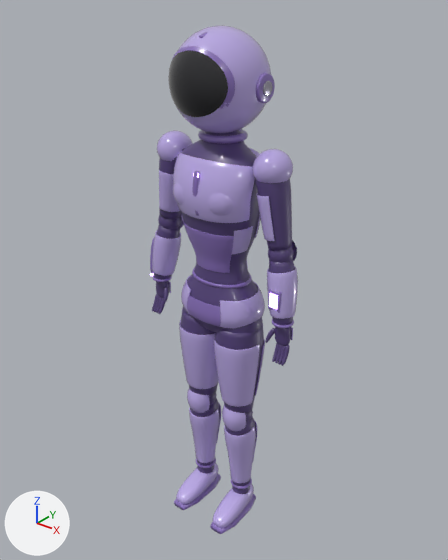
Two versions of the glTF model inner-restore/assets/models/diver.raw.glb, one commit apart.
One viewpoint serves both versions: a 50 mm camera at (1.342, -1.66, 2.138) aimed at (-0.025, 0.049, 1.079). Every picture has the same lights, and +X, +Y and +Z are marked at lower left. The first picture is the older version. Where no turn or scale is listed for an object, it has been applied to the vertices. Vertices at exactly the same position are counted once.

The scene before the commit, as lines of its bpy script (objects in view):
```python
ob_chest = bpy.data.objects.new('chest', me_chest)
ob_chest.location = (0.0, 0.0, 1.14)
ob_forearml = bpy.data.objects.new('foreArmL', me_forearml)
ob_forearml.location = (0.262, 0.004, 1.285)
ob_forearmr = bpy.data.objects.new('foreArmR', me_forearmr)
ob_forearmr.location = (-0.262, 0.004, 1.285)
ob_handl = bpy.data.objects.new('handL', me_handl)
ob_handl.location = (0.298, -0.018, 1.02)
ob_handr = bpy.data.objects.new('handR', me_handr)
ob_handr.location = (-0.298, -0.018, 1.02)
ob_pelvis = bpy.data.objects.new('pelvis', me_pelvis)
ob_pelvis.location = (0.0, 0.0, 1.0)
ob_thighr = bpy.data.objects.new('thighR', me_thighr)
ob_thighr.location = (-0.088, 0.004, 0.955)
ob_upperarml = bpy.data.objects.new('upperArmL', me_upperarml)
ob_upperarml.location = (0.212, 0.002, 1.572)
ob_upperarmr = bpy.data.objects.new('upperArmR', me_upperarmr)
ob_upperarmr.location = (-0.212, 0.002, 1.572)
# also in view: 'shinL' at (0.098, 0.002, 0.376); 'shinR' at (-0.098, 0.002, 0.376); 'head' at (0.0, -0.002, 1.822); 'footR' at (-0.105, -0.046, 0.077); 'footL' at (0.105, -0.046, 0.077)
```
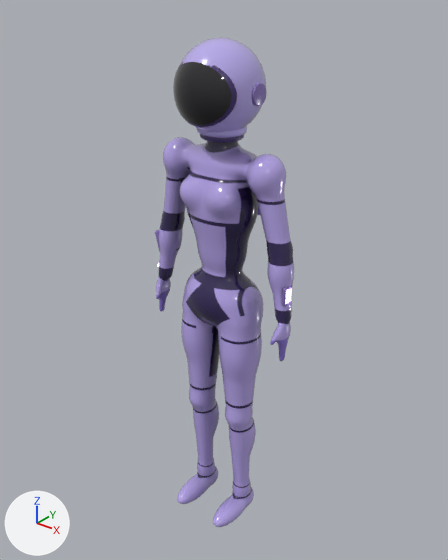
What changed in the scene script:
```text
Change mat_suit:
    remove mat_suit.base_color = (0.085, 0.05, 0.19)  # dark purple #523f79
    add mat_suit.texture = img_diver_color
    mat_suit.roughness: 0.42 -> 0.2
    mat_suit.coat_weight: 0.35 -> 0.9
    mat_suit.coat_roughness: 0.08 -> 0.06
Change me_head:
    remove me_head.from_pydata(...)  # 2947 vertices, 5720 faces; spans x -0.179..0.179, y -0.189..0.161, z -0.03..0.335
    add me_head.from_pydata(...)  # 2747 vertices, 5312 faces; spans x -0.154..0.154, y -0.161..0.157, z 1.646..1.969
    me_head part 1: a new loose piece, a UV sphere (40 segments, 20 rings, poles along z) spanning x -0.148..0.148, y -0.157..0.157, z 1.661..1.969, in mat_armor (blue #bcadf1)
    me_head part 2: a new loose piece of 673 vertices spanning x -0.122..0.122, y -0.161..-0.098, z 1.712..1.906, in mat_visor (black #0a0712)
    me_head part 3: a new loose piece of 400 vertices spanning x -0.089..0.089, y -0.078..0.09, z 1.663..1.693, in mat_armor (blue #bcadf1)
    me_head part 4: a new loose piece of 400 vertices spanning x -0.078..0.078, y -0.068..0.08, z 1.646..1.666, in mat_seam (dark purple #3f296c)
    me_head part 5: a new loose piece of 224 vertices spanning x -0.13..0.13, y -0.127..-0.08, z 1.704..1.914, in mat_seam (dark purple #3f296c)
    me_head part 6: a new loose piece of 144 vertices spanning x 0.138..0.154, y -0.024..0.048, z 1.769..1.841, in mat_mid (purple #866fbc)
    me_head part 7: the loose piece of 1106 vertices spanning x -0.165..0.165, y -0.185..0.161, z -0.005..0.335 is deleted
    me_head part 8: the loose piece of 673 vertices spanning x -0.124..0.124, y -0.189..-0.13, z 0.07..0.27 is deleted
    me_head part 9: the loose piece of 192 vertices spanning x -0.137..0.137, y -0.153..-0.111, z 0.058..0.282 is deleted
    me_head part 10: the loose piece of 168 vertices spanning x 0.151..0.173, y -0.038..0.054, z 0.109..0.201 is deleted
    me_head part 11: the loose piece of 168 vertices spanning x 0.149..0.179, y -0.016..0.032, z 0.131..0.179 is deleted
    other edits to the shape of me_head do not show in these pictures
    remove me_head.materials.append(mat_glass)  # black #0d0d16
    remove me_head.materials.append(mat_armor2)  # purple #896fbc
    remove me_head.materials.append(mat_suit)  # dark purple #523f79
    remove me_head.materials.append(mat_metal)  # light grey #bcb8c8
    add me_head.materials.append(mat_visor)  # black #0a0712
    add me_head.materials.append(mat_seam)  # dark purple #3f296c
    add me_head.materials.append(mat_mid)  # purple #866fbc
Remove ob_pelvis:
    ob_pelvis = bpy.data.objects.new('pelvis', me_pelvis)
Remove ob_chest:
    ob_chest = bpy.data.objects.new('chest', me_chest)
Change ob_head:
    ob_head.location: (0.0, 0.012, 1.67) -> (0.0, 0.0, 0.0)
Change ob_pack:
    ob_pack.location: (0.0, 0.1, 1.45) -> (0.0, 0.0, 0.0)
Remove ob_upperarml:
    ob_upperarml = bpy.data.objects.new('upperArmL', me_upperarml)
Remove ob_forearml:
    ob_forearml = bpy.data.objects.new('foreArmL', me_forearml)
Remove ob_handl:
    ob_handl = bpy.data.objects.new('handL', me_handl)
Remove ob_upperarmr:
    ob_upperarmr = bpy.data.objects.new('upperArmR', me_upperarmr)
Remove ob_forearmr:
    ob_forearmr = bpy.data.objects.new('foreArmR', me_forearmr)
Remove ob_handr:
    ob_handr = bpy.data.objects.new('handR', me_handr)
Remove ob_thighl:
    ob_thighl = bpy.data.objects.new('thighL', me_thighl)
Remove ob_shinl:
    ob_shinl = bpy.data.objects.new('shinL', me_shinl)
Remove ob_footl:
    ob_footl = bpy.data.objects.new('footL', me_footl)
Remove ob_thighr:
    ob_thighr = bpy.data.objects.new('thighR', me_thighr)
Remove ob_shinr:
    ob_shinr = bpy.data.objects.new('shinR', me_shinr)
Remove ob_footr:
    ob_footr = bpy.data.objects.new('footR', me_footr)
Add ob_wristpad:
    ob_wristpad = bpy.data.objects.new('wristpad', me_wristpad)  # 1204 vertices, 2400 faces; spans x 0.298..0.313, y -0.0325..0.0125, z 1.105..1.175; in mat_mid (purple #866fbc), mat_glow (purple #c4a0f9, glowing purple #cea6ff)
    ob_wristpad.location = (0.0, 0.0, 0.0)
Add ob_body:
    ob_body = bpy.data.objects.new('body', me_body)  # 11035 vertices, 21961 faces; spans x -0.32..0.32, y -0.17..0.12, z 0.0..1.86; in mat_suit (picture img_diver_color)
    ob_body.location = (0.0, 0.0, 0.0)
```

Pixel boxes [x1, y1, x2, y2] of what changed, in the pictures (448 x 560 px):
'body', added (purple): after [156, 137, 294, 527]
'chest', deleted: before [173, 129, 261, 285]
'head', surface changed, reshaped, moved (purple to black, 12% narrower): before [168, 25, 275, 134]; after [173, 37, 267, 142]
'thighL', deleted: before [214, 317, 265, 415]
'pelvis', deleted: before [181, 267, 265, 332]
'upperArmL', deleted: before [252, 149, 293, 250]
'thighR', deleted: before [179, 306, 219, 397]
'foreArmL', deleted: before [267, 240, 298, 328]
'shinL', deleted: before [222, 405, 257, 489]
'shinR', deleted: before [187, 388, 221, 468]
'upperArmR', deleted: before [157, 130, 193, 219]
'foreArmR', deleted: before [150, 214, 184, 282]
'footL', deleted: before [210, 483, 256, 534]
'footR', deleted: before [174, 463, 221, 510]
'handL', deleted: before [265, 327, 293, 366]
'handR', deleted: before [152, 281, 171, 314]
'wristpad', added: after [282, 286, 292, 306]
'pack', moved (mostly hidden): before [248, 147, 259, 156]; after [257, 207, 260, 215]
part 1 of me_head, added (blue): after [180, 37, 266, 132]
part 2 of me_head, added (black): after [173, 62, 231, 125]
part 3 of me_head, added: after [196, 126, 247, 138]
part 4 of me_head, added: after [200, 134, 244, 142]
part 5 of me_head, added: after [178, 62, 237, 127]
part 6 of me_head, added: after [252, 83, 267, 106]
part 7 of me_head, deleted (purple): before [177, 25, 271, 134]
part 8 of me_head, deleted (black): before [168, 51, 228, 117]
part 9 of me_head, deleted: before [172, 46, 235, 109]
part 10 of me_head, deleted: before [256, 73, 275, 103]
part 11 of me_head, deleted: before [263, 81, 272, 96]
